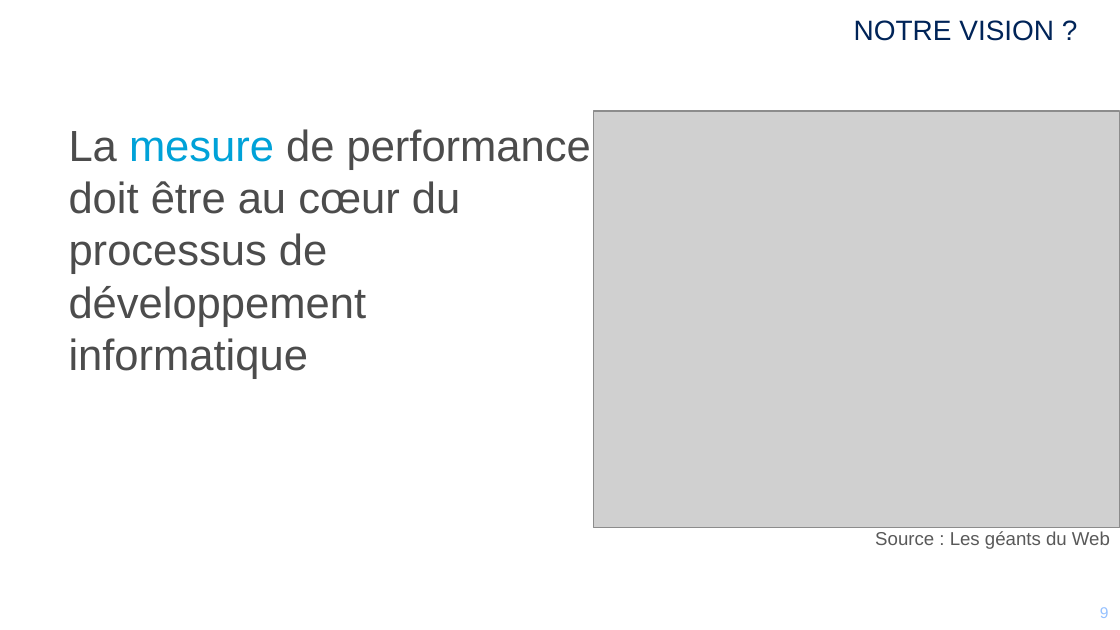
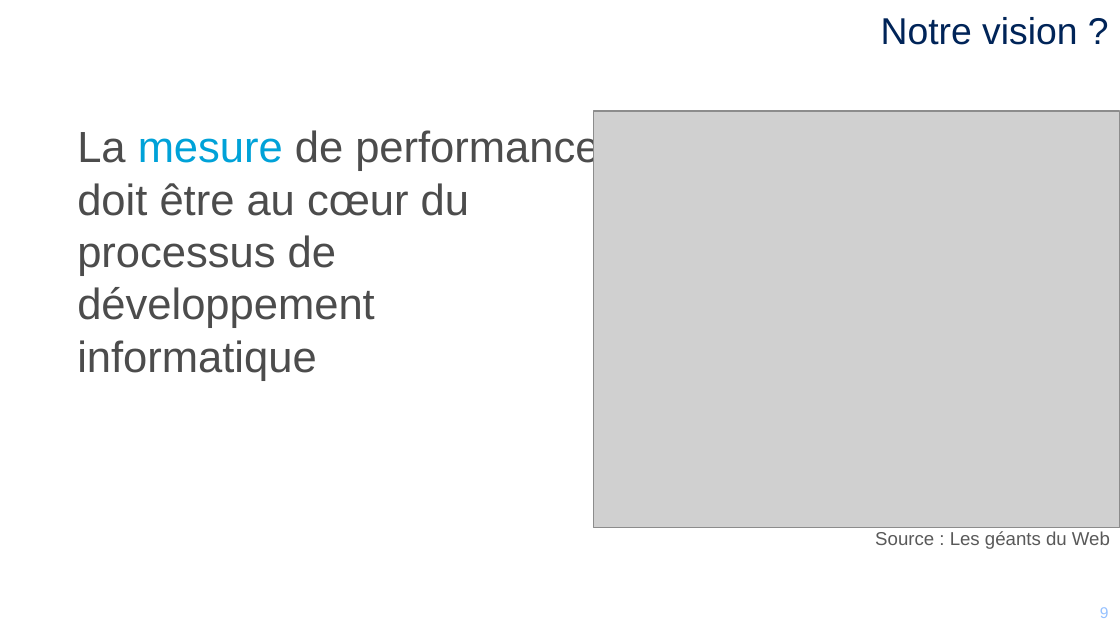
Before and after one commit to mikrob/perfuniversity, a slide deck: slide 9 of PerfUniversity.pptx. Drawn at 1120x630 pixels with LibreOffice and Linux fonts; fonts in the diff are those of the drawing; grey boxes stand for pictures; background and template pictures are left out. Boxes give left, top, right and bottom in pixels: in the first picture for what was removed or moved away, otherwise in the second. Text is boxed around its words. In the diff, an @@ line names an element or a change of style, - is before the commit and + after.

```diff
--- a/PerfUniversity.pptx
+++ b/PerfUniversity.pptx
@@ title at <box>881,17,1077,45</box>: text changed; size 18 to 24 pt @@
-NOTRE VISION ?
+Notre vision ?
@@ text "La mesure de performance doit ...": place and size @@
-text "La mesure de performance doit ..." at <box>69,129,591,379</box>
+text "La mesure de performance doit ..." at <box>77,128,599,381</box>
```
Also in this commit, not shown: 21 other slides changed.
